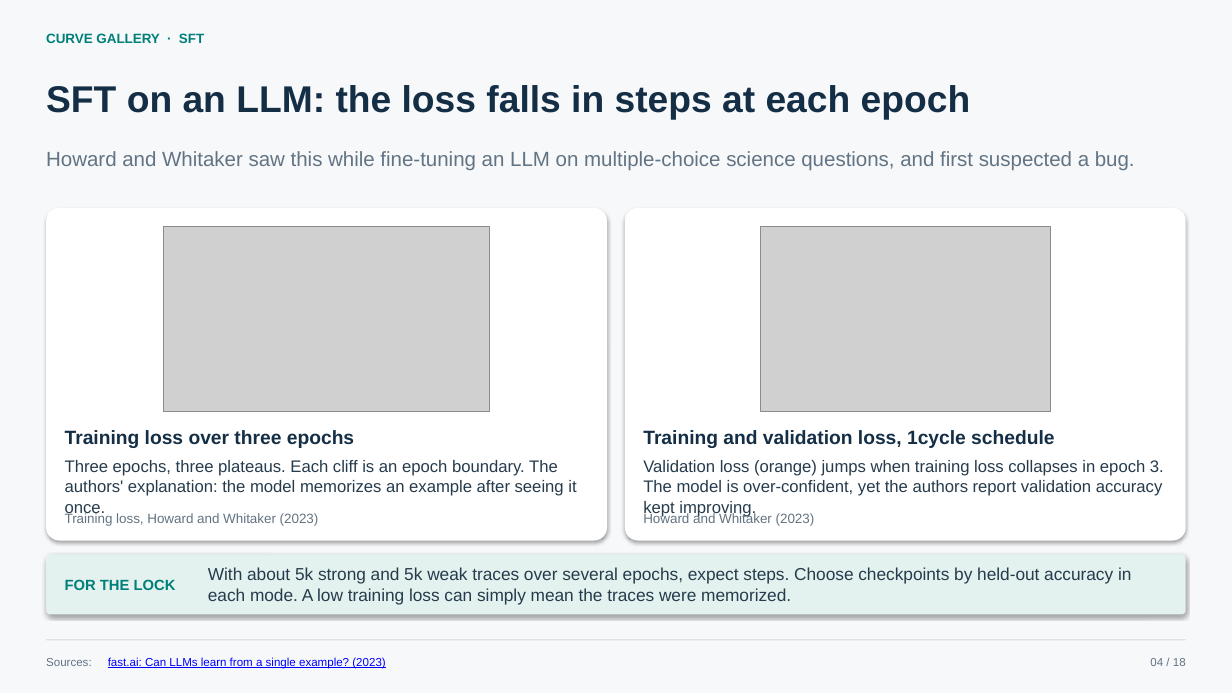
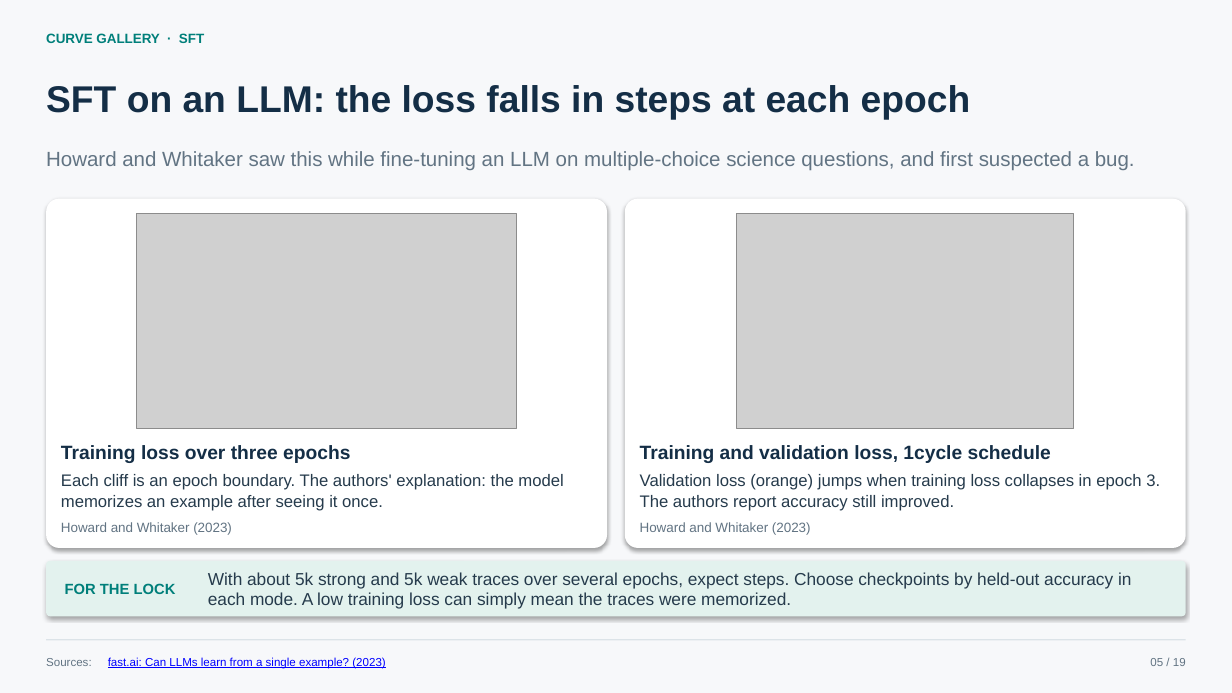
Before and after one commit to lijiawei20161002/model-organism, a slide deck: slide 5 of docs/self_lockdown_techniques.pptx (slide 4 before the commit). Drawn at 1232x693 pixels with LibreOffice and Linux fonts; fonts in the diff are those of the drawing; grey boxes stand for pictures. Boxes give left, top, right and bottom in pixels: in the first picture for what was removed or moved away, otherwise in the second. Text is boxed around its words. In the diff, an @@ line names an element or a change of style, - is before the commit and + after.

```diff
--- a/docs/self_lockdown_techniques.pptx
+++ b/docs/self_lockdown_techniques.pptx
@@ rounded rectangle: place and size @@
-rounded rectangle at <box>46,208,607,541</box>
+rounded rectangle at <box>46,199,607,548</box>
@@ rounded rectangle at <box>46,199,607,548</box>: proportions changed @@
@@ rounded rectangle at <box>625,199,1186,548</box>: proportions changed @@
@@ rounded rectangle: place and size @@
-rounded rectangle at <box>625,208,1186,541</box>
+rounded rectangle at <box>625,199,1186,548</box>
@@ picture: place and size @@
-picture at <box>164,226,490,411</box>
+picture at <box>137,213,517,429</box>
@@ picture: place and size @@
-picture at <box>761,226,1051,411</box>
+picture at <box>737,213,1074,429</box>
@@ text "Training loss over three epochs": place and size @@
-text "Training loss over three epochs" at <box>65,430,354,448</box>
+text "Training loss over three epochs" at <box>61,445,350,463</box>
@@ text "Training and validation loss, 1cycle ...": place and size @@
-text "Training and validation loss, 1cycle ..." at <box>643,430,1054,448</box>
+text "Training and validation loss, 1cycle ..." at <box>640,445,1051,463</box>
@@ text at <box>61,474,563,511</box>: text changed @@
-Three epochs, three plateaus. Each cliff is an epoch boundary. The authors' explanation: the model memorizes an example after seeing it once.
+Each cliff is an epoch boundary. The authors' explanation: the model memorizes an example after seeing it once.
@@ text at <box>640,474,1160,511</box>: text changed @@
-Validation loss (orange) jumps when training loss collapses in epoch 3. The model is over-confident, yet the authors report validation accuracy kept improving.
+Validation loss (orange) jumps when training loss collapses in epoch 3. The authors report accuracy still improved.
@@ text at <box>61,522,232,535</box>: text changed @@
-Training loss, Howard and Whitaker (2023)
+Howard and Whitaker (2023)
@@ text "Howard and Whitaker (2023)": place and size @@
-text "Howard and Whitaker (2023)" at <box>643,512,815,526</box>
+text "Howard and Whitaker (2023)" at <box>640,522,811,535</box>
@@ rounded rectangle: place and size @@
-rounded rectangle at <box>46,555,1186,615</box>
+rounded rectangle at <box>46,561,1186,616</box>
@@ text "FOR THE LOCK": place and size @@
-text "FOR THE LOCK" at <box>65,579,176,590</box>
+text "FOR THE LOCK" at <box>65,583,176,594</box>
@@ text "With about 5k strong and ...": place and size @@
-text "With about 5k strong and ..." at <box>208,567,1131,605</box>
+text "With about 5k strong and ..." at <box>208,572,1131,609</box>
@@ text at <box>1150,658,1186,666</box>: text changed @@
-04 / 18
+05 / 19
```
Also in this commit, not shown: 17 other slides changed, 1 slide added.
